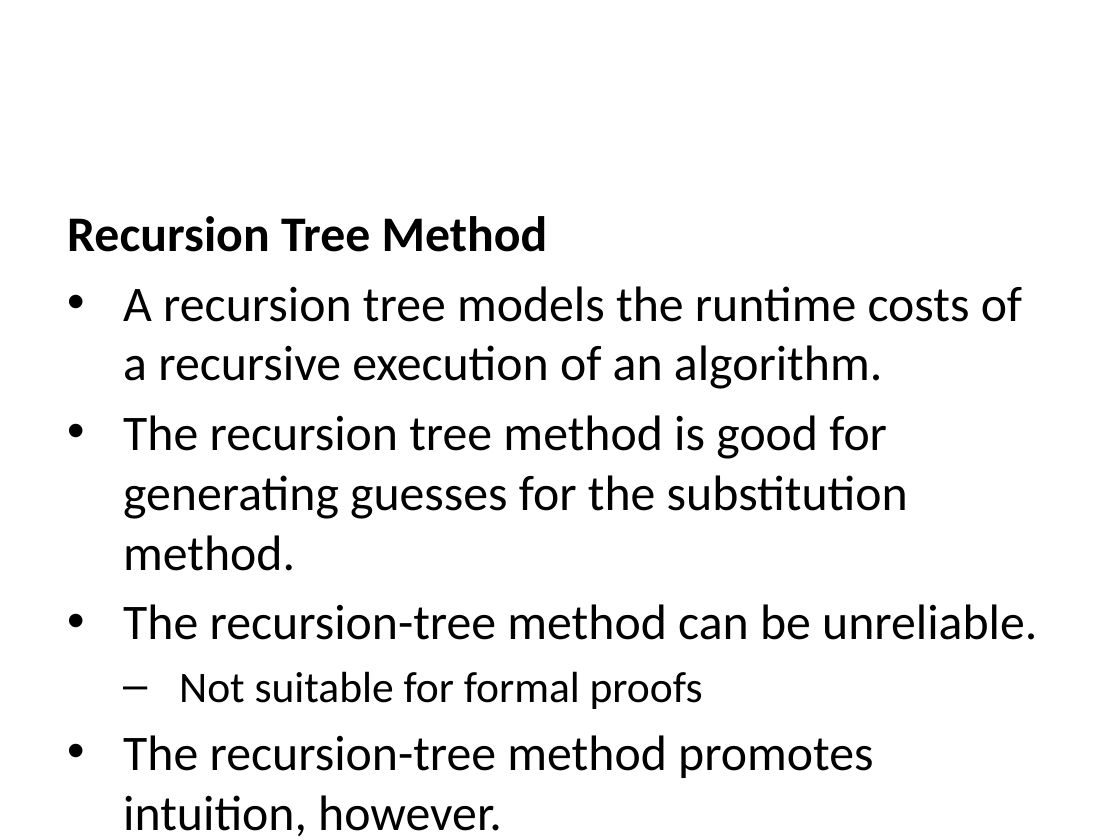
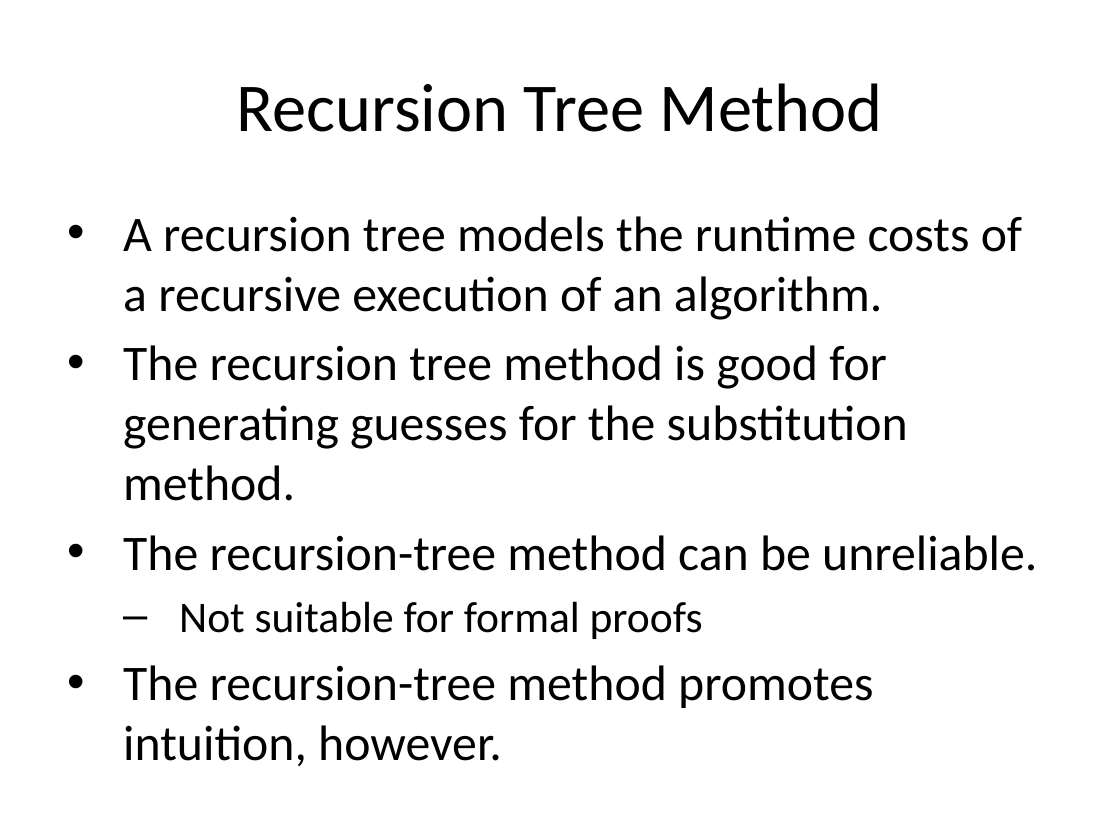
Before and after one commit to ucoruh/ce100-algorithms-and-programming-II, a slide deck: slide 29 of docs/week-2/ce100-week-2-recurrence.md_word.pptx. Drawn at 1120x840 pixels with LibreOffice and Linux fonts; fonts in the diff are those of the drawing. Boxes give left, top, right and bottom in pixels: in the first picture for what was removed or moved away, otherwise in the second. Text is boxed around its words. In the diff, an @@ line names an element or a change of style, - is before the commit and + after.

```diff
--- a/docs/week-2/ce100-week-2-recurrence.md_word.pptx
+++ b/docs/week-2/ce100-week-2-recurrence.md_word.pptx
@@ title added at (236,83,883,132), 44 pt, text #000000 @@
+Recursion Tree Method
@@ text at (67,216,548,252): paragraph removed @@
-Recursion Tree Method
```
Also in this commit, not shown: 10 other slides changed, 67 slides added, 20 slides removed, 37 other files.
